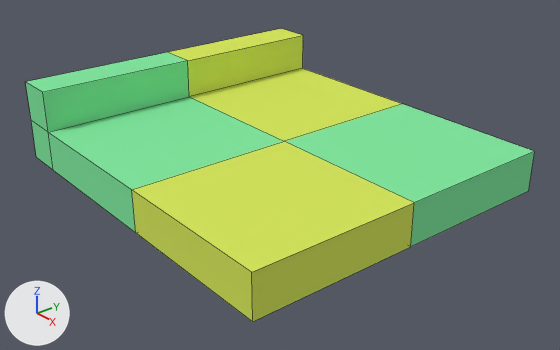
Two versions of the Blender file Assets/Blender/tiles.blend, one commit apart.
One viewpoint serves both versions: a 50 mm camera at (12.83, -10.59, 7.47) aimed at (-0.05, -0.09, -0.35). Arrows for +X, +Y and +Z are at lower left; the lights stay in place. Mesh edges are drawn as thin lines. The same objects are shown in both versions, whatever each file hides.

Before the edit, the objects in view are built like this:
```python
me_cube_001 = bpy.data.meshes.new('Cube.001')
me_cube_001.from_pydata(...)  # 30 vertices, 28 faces; spans x -1.0..1.25, y -1.0..1.0, z -1.0..3.0
# faces by material slot: [14, 14]
me_cube_001.materials.append(mat_checker_on)  # green #83e7a0
me_cube_001.materials.append(mat_checker_off)  # yellow #d6e75e
ob_tile_wall01 = bpy.data.objects.new('tile_wall01', me_cube_001)
ob_tile_wall01.location = (0.0, 0.0, 0.0)
ob_tile_wall01.rotation_euler = (0.0, 0.0, 3.142)  # degrees (0, 0, 180)
ob_tile_wall01.scale = (4.0, 4.0, 0.5)
```
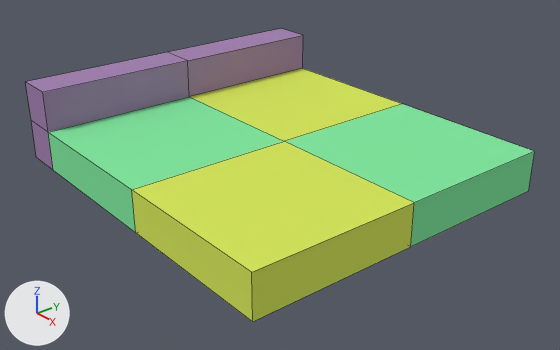
What changed in the scene script:
```text
Add mat_wall:
    mat_wall = diffuse_material('Wall')
    mat_wall.base_color = (0.366, 0.227, 0.439)  # purple #a383b1
Change me_cube_001:
    where me_cube_001.from_pydata(...)  # 30 vertices, 28 faces; spans x -1.0..1.25, y -1.0..1.0, z -1.0..3.0
    used by ob_tile_wall01; location = (0.0, 0.0, 0.0); rotation_euler = (0.0, 0.0, 3.142), in degrees (0, 0, 180); scale = (4.0, 4.0, 0.5)
    me_cube_001 part 1: all 7 faces centred in x 1.0..1.25, y 0.5..1.0, z -1.0..3.0 switch from mat_checker_on (green #83e7a0) to mat_wall (purple #a383b1)
    me_cube_001 part 2: all 7 faces centred in x 1.0..1.25, y -1.0..-0.5, z -1.0..3.0 switch from mat_checker_off (yellow #d6e75e) to mat_wall (purple #a383b1)
```

Changed parts and their boxes [x1, y1, x2, y2] in the pictures (560 x 350 px):
part 1 of me_cube_001, recoloured
    both: [26, 52, 189, 170]
part 2 of me_cube_001, recoloured
    both: [168, 28, 303, 97]
